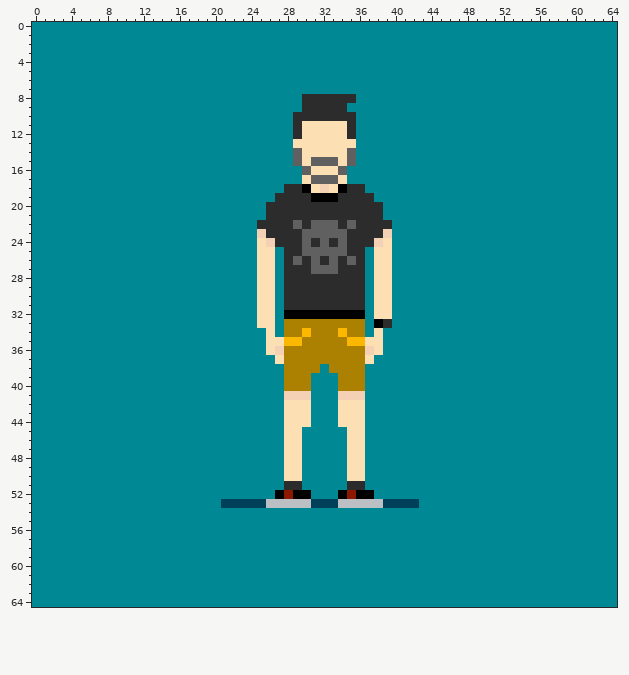
Sprite sheet: base.png. Above: the version before the commit.
The file is 65x65 pixels.
And afterwards:
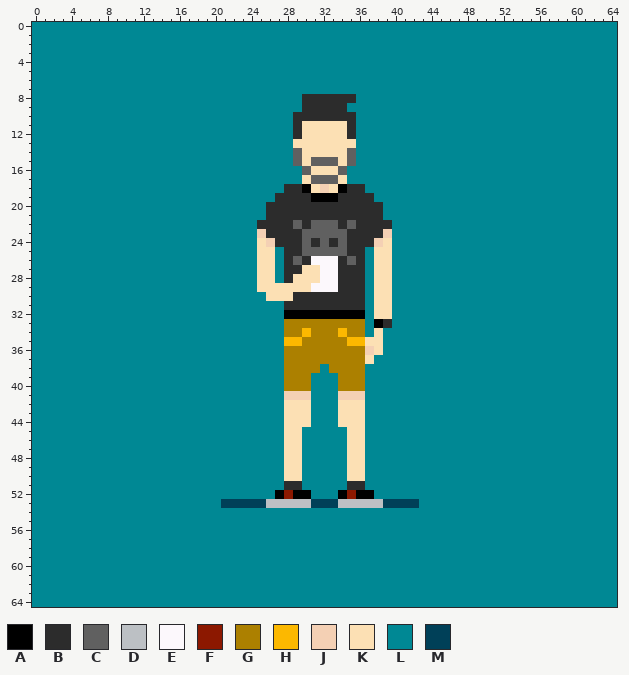
Palette (. is transparent): A #000000  B #2c2c2c  C #606060  D #bcc0c4  E #fcf8fc  F #8c1800  G #ac8000  H #fcb800  J #f4d0b4  K #fce0b4  L #008894  M #004058
Change:
The edit turns colour B into colour E in row 26 at x 32; in row 28 at x 32 to 33; in row 29 at x 31 to 33.
The edit turns colour C into colour E in row 26 at x 31 and 33; in row 27 at x 32 to 33.
The edit turns colour B into colour K in row 27 at x 30; in row 28 at x 29 to 31; in row 29 at x 28 to 30; in row 30 at x 28.
The edit turns colour C into colour K in row 27 at x 31.
The edit turns colour L into colour K in rows 29 to 30 at x 27.
The edit turns colour J into colour L in row 36 at x 27.
The edit turns colour K into colour L in row 30 at x 25; in rows 31 to 33 at x 25 to 26; in row 34 at x 26; in row 35 at x 26 to 27; in row 36 at x 26; in row 37 at x 27.
